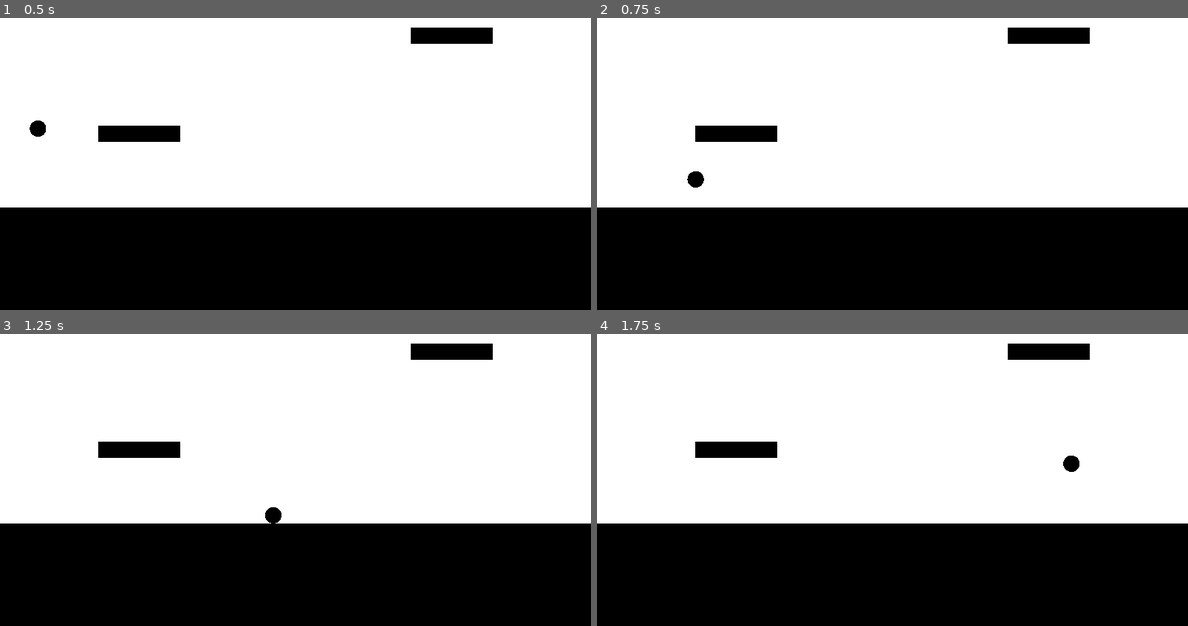
Above: before the commit, frames 1-4 (two rows, left to right).
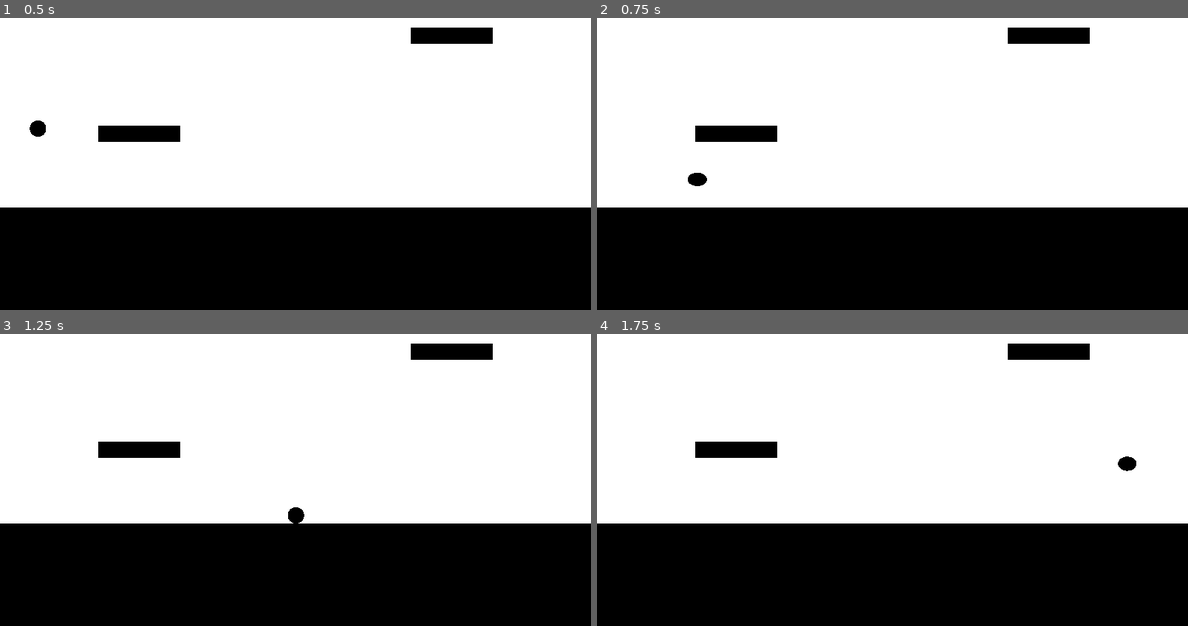
Above: after the commit, the same moments.

Repository: pedro-nadolny/AberrationJam
Game: Godot game, scene res://world.tscn
Same seed, same stepped clock (60 frames per second), same inputs: the game is played once before the commit and once after it.
Inputs:
- Up to frame 1 (0.5 s): no input
- Up to frame 2 (0.75 s): hold Right (move_right) from 0.53 s (still down); tap Space (dash) at 0.6 s
- Up to frame 3 (1.25 s): keep holding Right (move_right); tap Up (jump) at 0.77, 0.8, 1.07 s
- Up to frame 4 (1.75 s): keep holding Right (move_right); tap Up (jump) at 1.35, 1.52 s; tap Space (dash) at 1.55 s

Frame 1 is identical in both runs. In frame 2, less than 0.1% of the frame differs, in the area x 15-19%, y 52-59%; in frame 3, 0.2%, in the area x 44-52%, y 59-65%; in frame 4, 0.2%.

Commit message:
squish squash

Diff:
--- a/PlayerController.gd
+++ b/PlayerController.gd
@@ -2,7 +2,7 @@
 
 const gravity = 1500
 const max_horizontal_acc = 1000
-const horizontal_dumping = 300
+const horizontal_dumping = 1.5
 const min_speed = 10
 const jump_force = 600
 
@@ -13,6 +13,8 @@
 var dash_float = 0
 var dash_force = 650
 var last_input_sign = 1
+
+var dv = Vector2.ZERO
 
 func _physics_process(delta):
 	var input = Input.get_axis("move_left", "move_right")
@@ -43,10 +45,14 @@
 		acc *= 3
 
 	velocity.x += acc * delta
-	velocity.x = lerp(velocity.x, 0.0, pow(0.5, horizontal_dumping * delta))
+	velocity.x *= (1 - horizontal_dumping * delta)
 
 	if abs(velocity.x) < 5:
 		velocity.x = 0
+
+	$Mesh.scale.x = move_toward($Mesh.scale.x, 1.0, delta)
+	$Mesh.scale.y = move_toward($Mesh.scale.y, 1.0, delta)
+
 
 func jump_input(delta):
 	if is_on_floor():
@@ -57,7 +63,7 @@
 
 	jumps_available -= 1
 	velocity.y = -jump_force
-	print_debug("jump")
+	$Mesh.scale = Vector2(0.7, 1.3)
 
 func dash_input(delta, input):
 	dash_cooldown = min(0, dash_cooldown + delta)
@@ -70,4 +76,4 @@
 	dash_cooldown = -0.5
 	velocity.x += last_input_sign * dash_force
 	velocity.y = 0
-	print_debug("dash")
+	$Mesh.scale = Vector2(1.3, 0.7)
--- a/world.tscn
+++ b/world.tscn
@@ -35,6 +35,6 @@
 position = Vector2(2.08165e-12, 2.08165e-12)
 shape = SubResource("CircleShape2D_pncj4")
 
-[node name="MeshInstance2D" type="MeshInstance2D" parent="CharacterBody2D"]
+[node name="Mesh" type="MeshInstance2D" parent="CharacterBody2D"]
 mesh = SubResource("SphereMesh_njjat")
 texture = SubResource("GradientTexture1D_imqsd")
